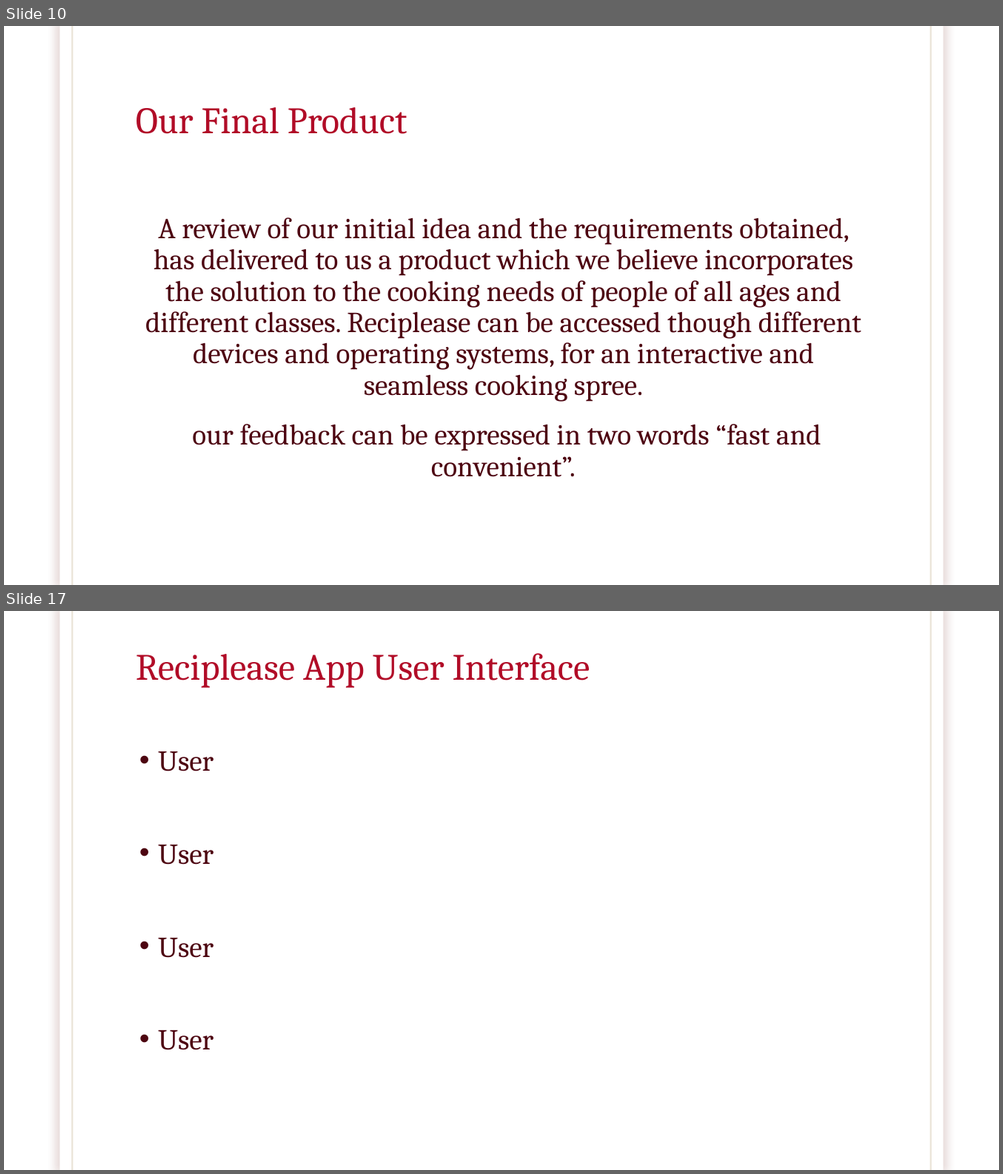
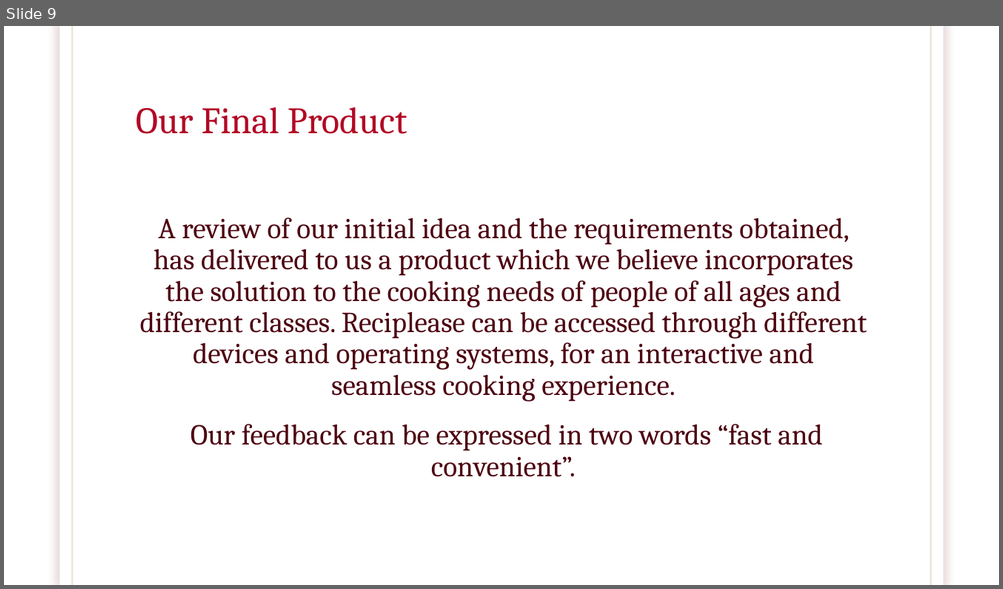
Before and after one commit to brawer88/NewRepo---Capstone, a slide deck: RECIPLEASE.pptx. Shown one above the other, each under a label of ours: slides 10 and 17 before the commit, slide 9 after it; the slides between them are not shown. The pictures are 1003x1174 and 1003x589 pixels, drawn with LibreOffice and Linux fonts; fonts in the diff are those of the drawing; background and template pictures are left out. Boxes give left, top, right and bottom in pixels: in the first picture for what was removed or moved away, otherwise in the second. Text is boxed around its words. In the diff, an @@ line names an element or a change of style, - is before the commit and + after.

Commit message:
dbReciplease update

```diff
--- a/RECIPLEASE.pptx
+++ b/RECIPLEASE.pptx
@@ slide 17 removed at <box>4,611,999,1170</box>, background picture (left out); not listed: 3 template elements that a slide beside it also shows @@
@@ title removed at <box>136,653,590,688</box> @@
-Reciplease App User Interface
@@ text removed at <box>158,752,213,1051</box> @@
-• User
-• User
-• User
-• User
@@ what was slide 10 is now slide 9 @@
@@ slide 9 changed as well @@
@@ rectangle at <box>60,26,942,585</box>: shadow changed @@
@@ text at <box>140,218,866,477</box>: text changed @@
-A review of our initial idea and the requirements obtained, has delivered to us a product which we believe incorporates the solution to the cooking needs of people of all ages and different classes. Reciplease can be accessed though different devices and operating systems, for an interactive and seamless cooking spree.
-our feedback can be expressed in two words “fast and convenient”.
+A review of our initial idea and the requirements obtained, has delivered to us a product which we believe incorporates the solution to the cooking needs of people of all ages and different classes. Reciplease can be accessed through different devices and operating systems, for an interactive and seamless cooking experience.
+Our feedback can be expressed in two words “fast and convenient”.
```
Also in this commit, not shown: 12 other slides changed, 1 slide added, 8 other slides removed, 2 other files.
